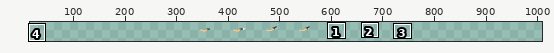
A sprite sheet gets an edit: assets/images/arms.png. Above: a wide view before the commit, with the close-up outlined.
Close-up. Before:
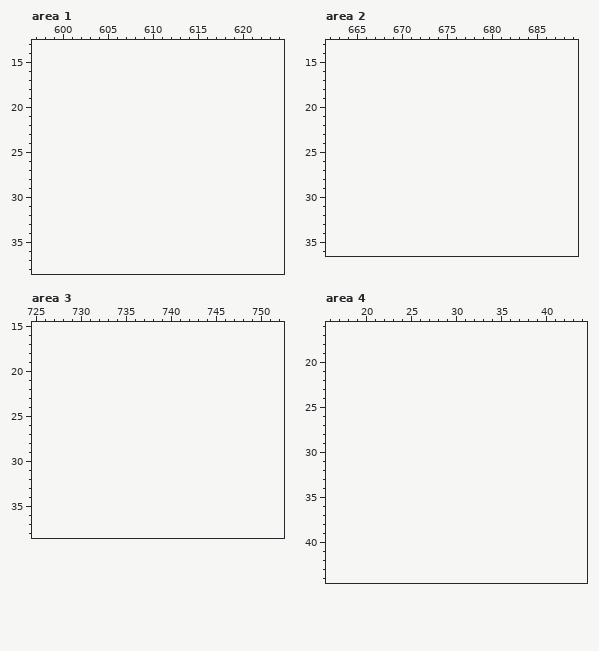
The file is 256x64 pixels. Shown: area 1: x 597..624, y 13..38; area 2: x 662..689, y 13..36; area 3: x 725..752, y 15..38; area 4: x 16..44, y 16..44. The old version is drawn lined up with the new one, on the new canvas. The wide view leaves out empty margins. The commit also changed other parts of the picture, which this record leaves out.
The result:
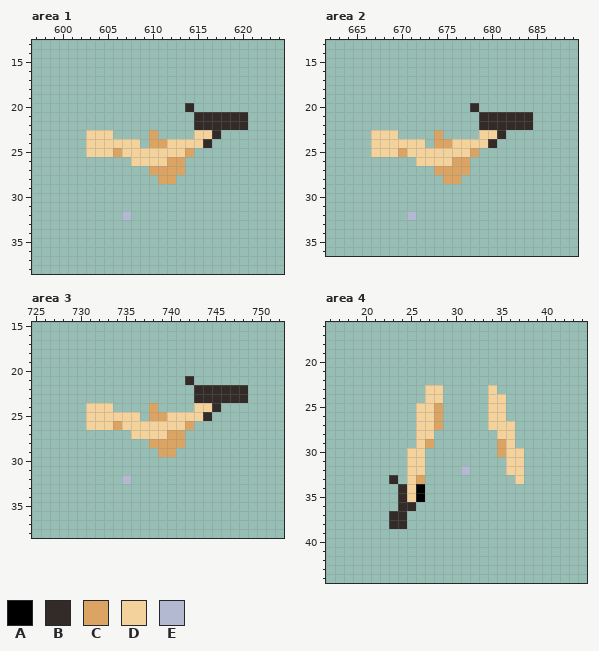
Palette (. is transparent): A #000000  B #322b28  C #dba463  D #f4d29c  E #b3b9d1
From old to new:
canvas 256x64 -> 1024x64, the old top-left corner now at 320,0
Area 1:
The edit adds colour B in row 20 at x 614; in rows 21 to 22 at x 615 to 620; in row 23 at x 617; in row 24 at x 616.
The edit adds colour C in row 23 at x 610; in row 24 at x 610 to 611; in row 25 at x 606 and 614; in row 26 at x 612 to 613; in row 27 at x 610 to 613; in row 28 at x 611 to 612.
The edit adds colour D in row 23 at x 603 to 605 and 615 to 616; in row 24 at x 603 to 608 and 612 to 615; in row 25 at x 603 to 605 and 607 to 613; in row 26 at x 608 to 611.
The edit adds colour E in row 32 at x 607.
Area 2:
The edit adds colour B in row 20 at x 678; in rows 21 to 22 at x 679 to 684; in row 23 at x 681; in row 24 at x 680.
The edit adds colour C in row 23 at x 674; in row 24 at x 674 to 675; in row 25 at x 670 and 678; in row 26 at x 676 to 677; in row 27 at x 674 to 677; in row 28 at x 675 to 676.
The edit adds colour D in row 23 at x 667 to 669 and 679 to 680; in row 24 at x 667 to 672 and 676 to 679; in row 25 at x 667 to 669 and 671 to 677; in row 26 at x 672 to 675.
The edit adds colour E in row 32 at x 671.
Area 3:
The edit adds colour B in row 21 at x 742; in rows 22 to 23 at x 743 to 748; in row 24 at x 745; in row 25 at x 744.
The edit adds colour C in row 24 at x 738; in row 25 at x 738 to 739; in row 26 at x 734 and 742; in row 27 at x 740 to 741; in row 28 at x 738 to 741; in row 29 at x 739 to 740.
The edit adds colour D in row 24 at x 731 to 733 and 743 to 744; in row 25 at x 731 to 736 and 740 to 743; in row 26 at x 731 to 733 and 735 to 741; in row 27 at x 736 to 739.
The edit adds colour E in row 32 at x 735.
Area 4:
The edit adds colour A in rows 34 to 35 at x 26.
The edit adds colour B in row 33 at x 23; in rows 34 to 35 at x 24; in row 36 at x 24 to 25; in rows 37 to 38 at x 23 to 24.
The edit adds colour C in rows 25 to 27 at x 28; in row 29 at x 27 and 35; in row 30 at x 35; in row 33 at x 26.
The edit adds colour D in row 23 at x 27 to 28 and 34; in row 24 at x 27 to 28 and 34 to 35; in rows 25 to 26 at x 26 to 27 and 34 to 35; in row 27 at x 26 to 27 and 34 to 36; in row 28 at x 26 to 27 and 35 to 36; in row 29 at x 26 and 36.
The edit adds colour D in rows 30 to 32 at x 25 to 26 and 36 to 37; in row 33 at x 25 and 37; in rows 34 to 35 at x 25.
The edit adds colour E in row 32 at x 31.
Changed places in both close-ups, as pixel boxes (x1, y1, x2, y2):
added: (86, 103, 248, 220)
added: (371, 103, 533, 220)
added: (86, 376, 248, 484)
added: (389, 385, 443, 529)
added: (461, 385, 524, 484)
